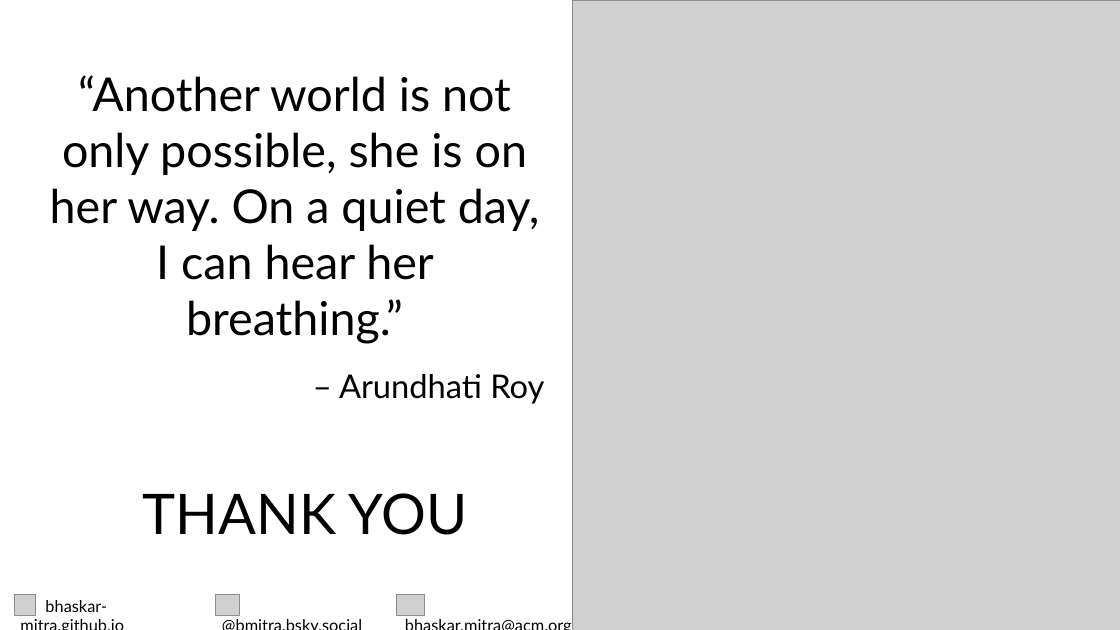
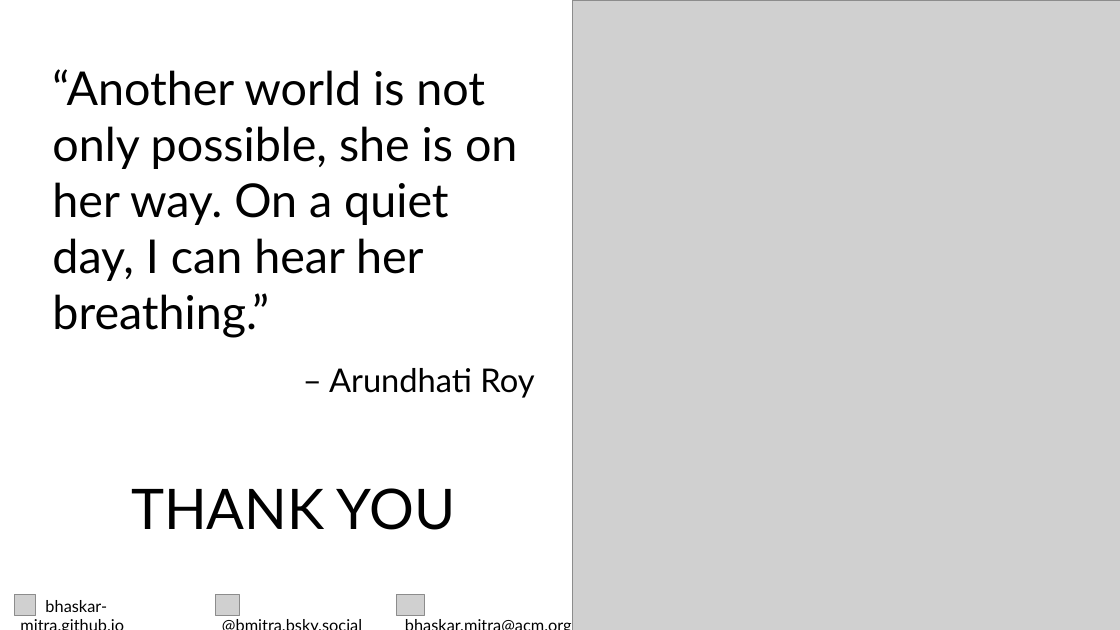
Before and after one commit to bhaskar-mitra/bhaskar-mitra.github.io, a slide deck: slide 28 of files/emancipatory-ir-season2026.pptx. Drawn at 1120x630 pixels with LibreOffice and Linux fonts; fonts in the diff are those of the drawing; grey boxes stand for pictures. Boxes give left, top, right and bottom in pixels: in the first picture for what was removed or moved away, otherwise in the second. Text is boxed around its words. In the diff, an @@ line names an element or a change of style, - is before the commit and + after.

```diff
--- a/files/emancipatory-ir-season2026.pptx
+++ b/files/emancipatory-ir-season2026.pptx
@@ text "“Another world is not only ..." at (x1=52, y1=69, x2=517, y2=338): alignment centre to left @@
@@ text "– Arundhati Roy" moved from (x1=339, y1=374, x2=544, y2=404) to (x1=329, y1=368, x2=534, y2=398) @@
@@ text "THANK YOU" moved from (x1=143, y1=493, x2=467, y2=535) to (x1=131, y1=488, x2=456, y2=530) @@
```
